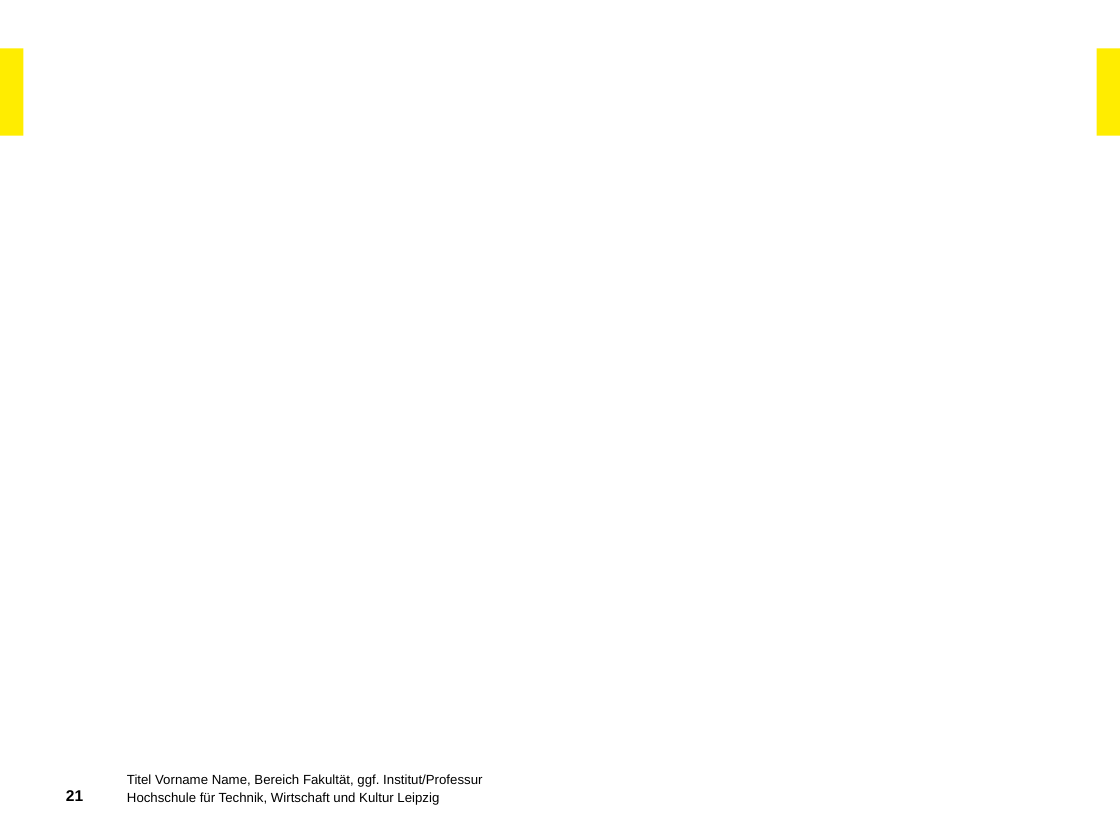
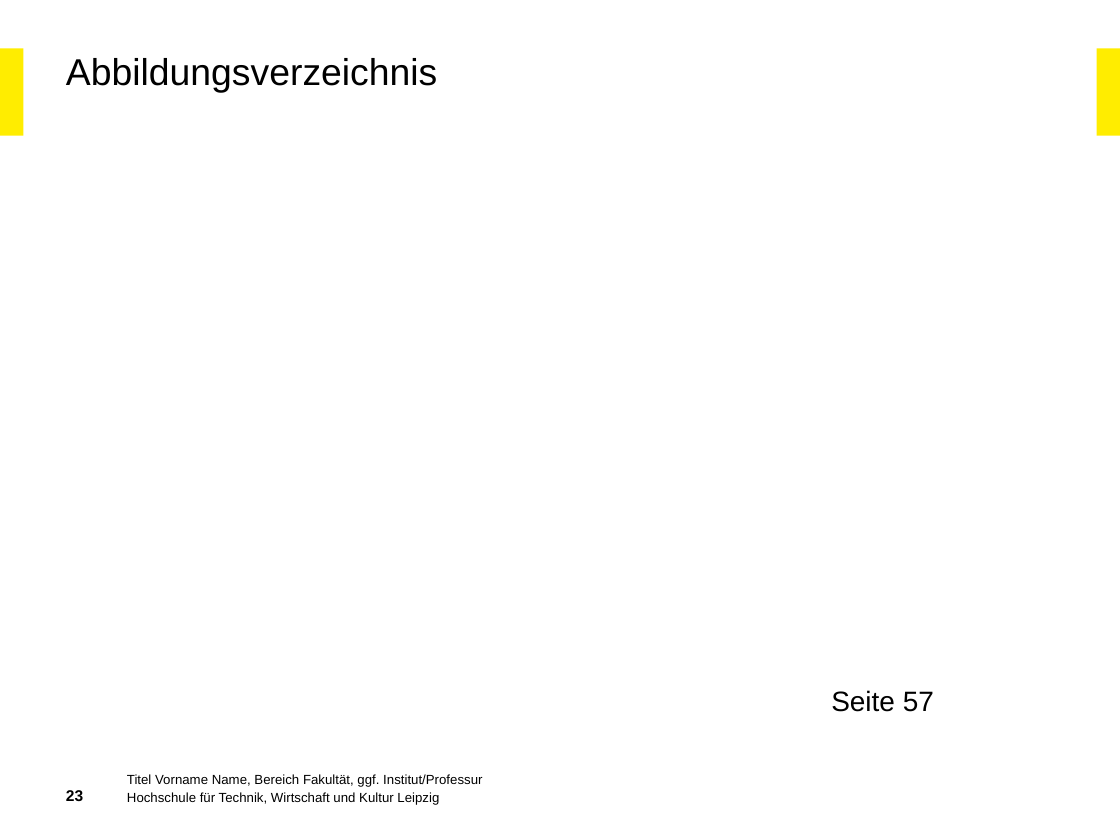
Before and after one commit to IvanAgibalov97/Praxisbericht, a slide deck: slide 23 of Architektur eines OCPP-Servers.pptx (slide 21 before the commit). Drawn at 1120x840 pixels with LibreOffice and Linux fonts; fonts in the diff are those of the drawing; background and template pictures are left out. Boxes give left, top, right and bottom in pixels: in the first picture for what was removed or moved away, otherwise in the second. Text is boxed around its words. In the diff, an @@ line names an element or a change of style, - is before the commit and + after.

```diff
--- a/Architektur eines OCPP-Servers.pptx
+++ b/Architektur eines OCPP-Servers.pptx
@@ title added at <box>66,58,437,93</box>, 24 pt, text #000000 @@
+Abbildungsverzeichnis
@@ text added at <box>831,690,934,712</box>, 18 pt, text #000000 @@
+Seite 57
@@ page number at <box>66,790,83,801</box>: text changed @@
-21
+23
```
Also in this commit, not shown: 15 other slides changed, 2 slides added, 1 slide removed.
